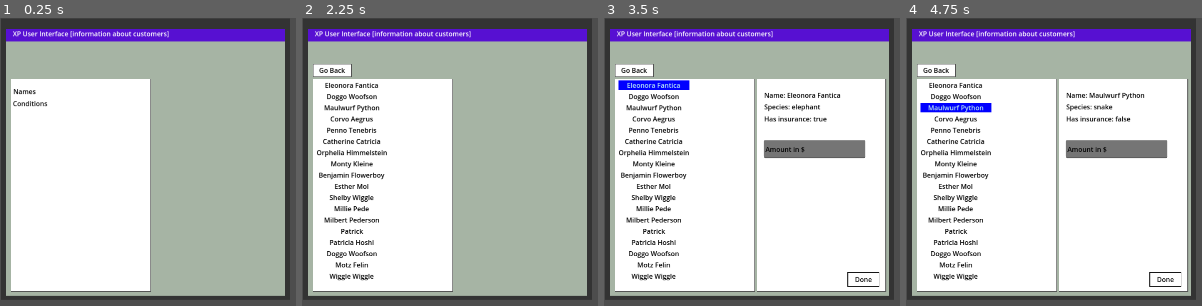
Above: before the commit, frames 1-4 (left to right).
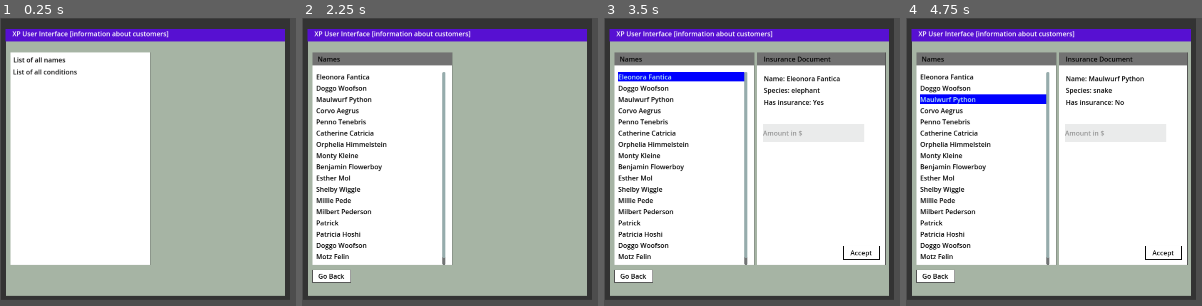
Above: after the commit, the same moments.

Repository: AgonGuri/vacation_please
Game: Godot game, scene res://scenes/pc_ui.tscn
Same seed, same stepped clock (60 frames per second), same inputs: the game is played once before the commit and once after it.
Inputs:
- Up to frame 1 (0.25 s): no input
- Up to frame 2 (2.25 s): click "Conditions" (after the commit: "List of all conditions") at 0.5 s; click "Go Back" at 1.25 s; click "Names" (after the commit: "List of all names") at 2 s
- Up to frame 3 (3.5 s): click "Eleonora Fantica" at 2.75 s
- Up to frame 4 (4.75 s): click "Doggo Woofson" at 3.5 s; click "Maulwurf Python" at 4.25 s

The runs differ from the first frame. In frame 1, 9.8% of the frame differs, in the area x 1-58%, y 3-96%; in frame 2, 16%; in frame 3, 29%; in frame 4, 29%, in the area x 1-96%, y 3-96%.

Commit message:
pc ui updates

Diff:
--- a/scenes/pc_ui.tscn
+++ b/scenes/pc_ui.tscn
@@ -19,6 +19,10 @@
 border_width_bottom = 2
 border_color = Color(0.33333334, 0.33333334, 0.33333334, 1)
 
+[sub_resource type="StyleBoxFlat" id="StyleBoxFlat_2pgwb"]
+bg_color = Color(0, 0.05592153, 0.0515001, 0.08235294)
+corner_detail = 1
+
 [sub_resource type="StyleBoxFlat" id="StyleBoxFlat_m6r30"]
 bg_color = Color(1, 1, 1, 1)
 border_width_left = 2
@@ -27,17 +31,31 @@
 border_width_bottom = 1
 border_color = Color(0.025363794, 0.025363805, 0.025363766, 1)
 
+[sub_resource type="StyleBoxFlat" id="StyleBoxFlat_5hm27"]
+bg_color = Color(0.446777, 0.44677705, 0.44677693, 1)
+border_width_top = 4
+border_width_bottom = 4
+border_color = Color(0.44705883, 0.44705883, 0.44705883, 1)
+
 [sub_resource type="StyleBoxFlat" id="StyleBoxFlat_df1xv"]
 bg_color = Color(1, 1, 1, 1)
 border_width_right = 2
 border_width_bottom = 2
 border_color = Color(0.33333334, 0.33333334, 0.33333334, 1)
 
+[sub_resource type="StyleBoxFlat" id="StyleBoxFlat_wqgh2"]
+bg_color = Color(0.44705883, 0.44705883, 0.44705883, 1)
+border_width_top = 4
+border_width_bottom = 4
+border_color = Color(0.44705883, 0.44705883, 0.44705883, 1)
+
 [sub_resource type="StyleBoxFlat" id="StyleBoxFlat_h7g8x"]
-bg_color = Color(1, 1, 1, 1)
-border_width_right = 2
-border_width_bottom = 2
-border_color = Color(0.33288068, 0.33288074, 0.33288044, 1)
+content_margin_left = 15.0
+content_margin_top = 46.0
+bg_color = Color(1, 1, 1, 1)
+border_width_right = 2
+border_width_bottom = 2
+border_color = Color(0.24477637, 0.2447764, 0.24477637, 1)
 
 [sub_resource type="StyleBoxFlat" id="StyleBoxFlat_ixibr"]
 bg_color = Color(1, 1, 1, 1)
@@ -76,9 +94,9 @@
 
 [node name="NinePatchRect" type="Panel" parent="."]
 layout_mode = 0
-offset_left = 3.0
+offset_left = 2.0
 offset_top = 1.0
-offset_right = 697.0
+offset_right = 696.0
 offset_bottom = 678.0
 theme_override_styles/panel = SubResource("StyleBoxFlat_gro16")
 
@@ -97,97 +115,113 @@
 [node name="DocumentPanel" type="Panel" parent="NinePatchRect"]
 layout_mode = 0
 offset_left = 365.0
-offset_top = 146.0
+offset_top = 82.0
 offset_right = 675.0
-offset_bottom = 658.0
+offset_bottom = 594.0
 theme_override_styles/panel = SubResource("StyleBoxFlat_yj1s0")
 
 [node name="CustomerName" type="Label" parent="NinePatchRect/DocumentPanel"]
 layout_mode = 0
 offset_left = 17.0
-offset_top = 27.0
+offset_top = 51.0
 offset_right = 68.0
-offset_bottom = 50.0
+offset_bottom = 74.0
 theme_override_colors/font_color = Color(0, 0, 0, 1)
 text = "Name:"
 
 [node name="CustomerInsuranceStatus" type="Label" parent="NinePatchRect/DocumentPanel"]
 layout_mode = 0
 offset_left = 17.0
-offset_top = 84.0
+offset_top = 108.0
 offset_right = 150.0
-offset_bottom = 107.0
+offset_bottom = 131.0
 theme_override_colors/font_color = Color(0, 0, 0, 1)
 text = "Has insurance:"
 
 [node name="CustomerSpecies" type="Label" parent="NinePatchRect/DocumentPanel"]
 layout_mode = 0
 offset_left = 17.0
-offset_top = 55.0
+offset_top = 79.0
 offset_right = 243.0
-offset_bottom = 78.0
+offset_bottom = 102.0
 theme_override_colors/font_color = Color(0, 0, 0, 1)
 text = "Species:"
 
 [node name="MoneyInput" type="LineEdit" parent="NinePatchRect/DocumentPanel"]
 layout_mode = 0
-offset_left = 16.0
-offset_top = 147.0
-offset_right = 260.0
-offset_bottom = 190.0
-theme_override_colors/font_color = Color(0, 0, 0, 1)
-theme_override_colors/selection_color = Color(0.5019608, 0.5019608, 0.5019608, 0)
-text = "How much you give them"
-placeholder_text = "amount"
+offset_left = 15.0
+offset_top = 172.0
+offset_right = 259.0
+offset_bottom = 215.0
+theme_override_colors/font_color = Color(0.581033, 0.58103293, 0.5810329, 1)
+theme_override_colors/font_outline_color = Color(0, 0, 0, 1)
+theme_override_colors/selection_color = Color(0.4817894, 0.48178953, 0.4817894, 1)
+theme_override_styles/normal = SubResource("StyleBoxFlat_2pgwb")
+text = " Enter amount"
+placeholder_text = "Amount"
+max_length = 13
 
 [node name="DoneButton" type="Button" parent="NinePatchRect/DocumentPanel"]
 layout_mode = 0
-offset_left = 217.0
+offset_left = 207.0
 offset_top = 465.0
-offset_right = 294.0
-offset_bottom = 499.0
+offset_right = 296.0
+offset_bottom = 498.0
 theme_override_colors/font_color = Color(0.05629144, 0.056291677, 0.056291506, 1)
 theme_override_styles/normal = SubResource("StyleBoxFlat_m6r30")
-text = "Done"
+text = "Accept
+"
+
+[node name="Label" type="Label" parent="NinePatchRect/DocumentPanel"]
+layout_mode = 0
+offset_right = 308.0
+offset_bottom = 31.0
+theme_override_colors/font_color = Color(0, 0, 0, 1)
+theme_override_styles/normal = SubResource("StyleBoxFlat_5hm27")
+text = "    Insurance Document"
 
 [node name="Panel" type="Panel" parent="NinePatchRect"]
 layout_mode = 0
 offset_left = 23.0
-offset_top = 146.0
+offset_top = 82.0
 offset_right = 360.0
-offset_bottom = 658.0
+offset_bottom = 594.0
 theme_override_styles/panel = SubResource("StyleBoxFlat_df1xv")
+
+[node name="LabelNames" type="Label" parent="NinePatchRect/Panel"]
+layout_mode = 0
+offset_right = 335.0
+offset_bottom = 31.0
+theme_override_colors/font_color = Color(0, 0, 0, 1)
+theme_override_styles/normal = SubResource("StyleBoxFlat_wqgh2")
+text = "   Names"
 
 [node name="NameList" type="ScrollContainer" parent="NinePatchRect/Panel"]
 modulate = Color(0.79607844, 1, 1, 1)
 layout_mode = 0
 offset_left = 9.0
-offset_top = 3.0
+offset_top = 47.0
 offset_right = 320.0
 offset_bottom = 511.0
 
 [node name="Names" type="VBoxContainer" parent="NinePatchRect/Panel/NameList"]
 layout_mode = 2
 
-[node name="ConditionList" type="VScrollBar" parent="NinePatchRect/Panel"]
-layout_mode = 0
-offset_right = 391.0
+[node name="ConditionList" type="ScrollContainer" parent="NinePatchRect/Panel"]
+layout_mode = 0
+offset_right = 405.0
 offset_bottom = 513.0
-theme_override_styles/scroll = SubResource("StyleBoxFlat_h7g8x")
+theme_override_styles/panel = SubResource("StyleBoxFlat_h7g8x")
 
 [node name="Conditions" type="VBoxContainer" parent="NinePatchRect/Panel/ConditionList"]
-layout_mode = 0
-offset_left = 11.0
-offset_top = 20.0
-offset_right = 386.0
-offset_bottom = 508.0
+layout_mode = 2
 
 [node name="ConditionsButton" type="Button" parent="NinePatchRect/Panel"]
 layout_mode = 0
-offset_left = 5.0
-offset_top = 46.0
-offset_right = 328.0
-offset_bottom = 72.0
+offset_left = 6.0
+offset_top = 34.0
+offset_right = 329.0
+offset_bottom = 60.0
 theme_override_colors/font_color = Color(0.068798125, 0.06879836, 0.06879819, 1)
 theme_override_colors/font_pressed_color = Color(1, 1, 1, 1)
 theme_override_colors/font_hover_color = Color(0.95, 0.95, 0.95, 1)
@@ -195,15 +229,23 @@
 theme_override_styles/normal = SubResource("StyleBoxFlat_ixibr")
 theme_override_styles/pressed = SubResource("StyleBoxFlat_5571c")
 theme_override_styles/hover = SubResource("StyleBoxFlat_mdtsv")
-text = "Conditions"
+text = "List of all conditions"
 alignment = 0
 
+[node name="LabelConditions" type="Label" parent="NinePatchRect/Panel"]
+layout_mode = 0
+offset_right = 403.0
+offset_bottom = 31.0
+theme_override_colors/font_color = Color(0, 0, 0, 1)
+theme_override_styles/normal = SubResource("StyleBoxFlat_wqgh2")
+text = "   Conditions"
+
 [node name="NamesButton" type="Button" parent="NinePatchRect/Panel"]
 layout_mode = 0
-offset_left = 6.0
-offset_top = 16.0
-offset_right = 328.0
-offset_bottom = 44.0
+offset_left = 7.0
+offset_top = 4.0
+offset_right = 329.0
+offset_bottom = 32.0
 theme_override_colors/font_color = Color(0, 0, 0, 1)
 theme_override_colors/font_pressed_color = Color(1, 1, 1, 1)
 theme_override_colors/font_hover_color = Color(0.95, 0.95, 0.95, 1)
@@ -211,15 +253,15 @@
 theme_override_styles/normal = SubResource("StyleBoxFlat_ognbo")
 theme_override_styles/pressed = SubResource("StyleBoxFlat_ognbo")
 theme_override_styles/hover = SubResource("StyleBoxFlat_g1cg7")
-text = "Names"
+text = "List of all names"
 alignment = 0
 
 [node name="Button" type="Button" parent="NinePatchRect"]
 layout_mode = 0
-offset_left = 23.0
-offset_top = 109.0
-offset_right = 117.0
-offset_bottom = 141.0
+offset_left = 22.0
+offset_top = 604.0
+offset_right = 116.0
+offset_bottom = 636.0
 theme_override_colors/font_color = Color(0, 0, 0, 1)
 theme_override_styles/normal = SubResource("StyleBoxFlat_gthla")
 text = "Go Back"
--- a/scripts/pc_ui.gd
+++ b/scripts/pc_ui.gd
@@ -20,6 +20,8 @@
 @onready var money_input = $NinePatchRect/DocumentPanel/MoneyInput
 @onready var done_button = $NinePatchRect/DocumentPanel/DoneButton
 @onready var buttonBack = $NinePatchRect/Button
+@onready var label_conditions = $NinePatchRect/Panel/LabelConditions
+@onready var label_names = $NinePatchRect/Panel/LabelNames
 
 
 #calling functions and connecting buttons
@@ -41,6 +43,8 @@
 	buttonBack.visible = false
 	namesButton.visible = true
 	conditionsButton.visible = true
+	label_conditions.visible = false
+	label_names.visible = false
 
 #getting the information about each customer
 func populate_customer_text():
@@ -49,6 +53,9 @@
 	for child in animals.get_children():
 		child.queue_free()
 
+	animals.size_flags_vertical = Control.SIZE_EXPAND_FILL
+	animals.size_flags_horizontal = Control.SIZE_EXPAND_FILL
+
 	var customers = Global.get_all_customers_ordered()
 	var text = ""
 	for customer in customers:
@@ -56,6 +63,7 @@
 		button.text = "%s" % [customer.name]
 		button.pressed.connect(Callable(self, "customer_button_click").bind(customer))
 		button.add_theme_color_override("font_color", Color.BLACK)
+		button.alignment = HORIZONTAL_ALIGNMENT_LEFT
 
 		#ui for buttons
 		var style = StyleBoxFlat.new()
@@ -81,6 +89,8 @@
 	conditionsButton.visible = false
 	buttonBack.visible = true
 	nameContainer.visible = true
+	label_conditions.visible = false
+	label_names.visible = true
 
 
 func on_conditions_button_pressed():
@@ -88,6 +98,8 @@
 	conditionsButton.visible = false
 	buttonBack.visible = true
 	conditionContainer.visible = true
+	label_conditions.visible = true
+	label_names.visible = false
 	create_conditions_as_labels()
 
 
@@ -127,9 +139,8 @@
 	document_panel.visible = true
 	customer_name.text = "Name: %s" % customer.name
 	customer_species.text = "Species: %s" % customer.species
-	customer_insurance_status.text = "Has insurance: %s" % customer.insured
+	customer_insurance_status.text = "Has insurance: %s" % ("Yes" if customer.insured else "No")
 	money_input.text = "Amount in $"
-	##//done_button.pressed.disconnect_all()
 
 #go back button
 func on_back_button_pressed():
Not shown: 1 places in scenes/pc_ui.tscn that only renumber resources
